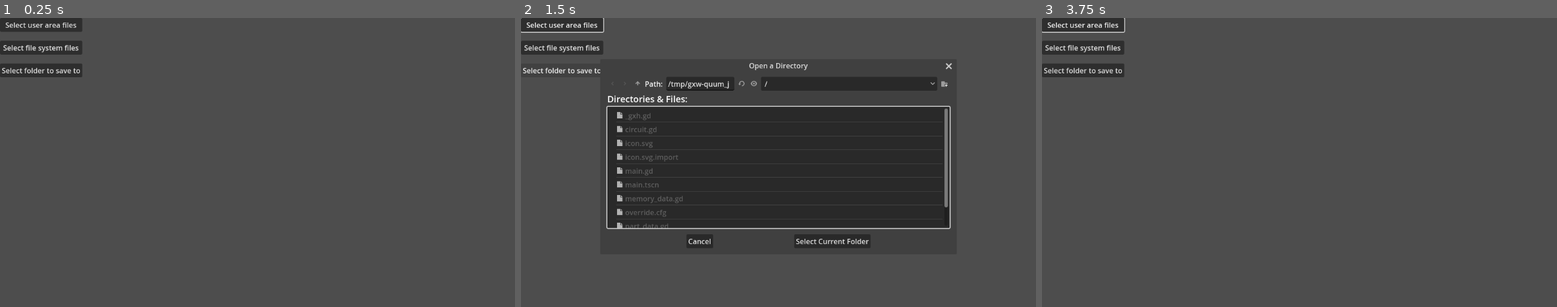
Above: before the commit, frames 1-3 (left to right).
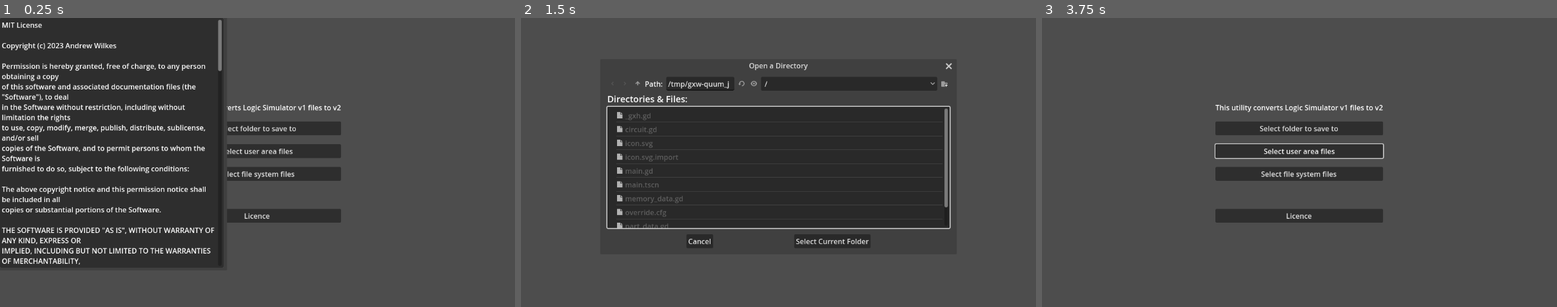
Above: after the commit, the same moments.

Repository: andrew-wilkes/logic-sim-converter
Game: Godot game, scene res://main.tscn
The game is run twice, just before and just after one commit, with the same random seed, the same clock (stepped at 60 frames per second) and the same inputs.
Inputs (mouse positions are in pixels of both pictures, inside the frame that each line leads up to):
- Up to frame 1 (0.25 s): no input
- Up to frame 2 (1.5 s): click "Select user area files" at 0.5 s; click "Select folder to save to" at 1.25 s
- Up to frame 3 (3.75 s): click "Select file system files" at 2 s; click (1299, 214) at 2.75 s, where only the run after the commit has a clickable "Licence"; click "Select Current Folder" at 3.5 s

The runs differ from the first frame. In frame 1, 38% of the frame differs, in the area x 0-67%, y 0-87%; in frame 2, 1.6%; in frame 3, 8.6%.

Commit message:
Improve the UI

Diff:
--- a/src/main.gd
+++ b/src/main.gd
@@ -112,6 +112,8 @@
 			var file_name = save_dir + "/" + circ.title + ".circ"
 			save_data(file_name, circ)
 			results.append(file_name)
+		else:
+			results.append("Error loading " + path)
 	$VB/Results.text = "\n".join(results)
 
 
@@ -167,3 +169,7 @@
 	if save_file:
 		var json_string = JSON.stringify(data, "\t")
 		save_file.store_line(json_string)
+
+
+func _on_licence_button_pressed():
+	$LicencePanel.popup_centered()
--- a/src/main.tscn
+++ b/src/main.tscn
@@ -2,14 +2,47 @@
 
 [ext_resource type="Script" path="res://main.gd" id="1_h33s1"]
 
-[node name="Main" type="Control"]
-layout_mode = 3
+[node name="Main" type="CenterContainer"]
 anchors_preset = 15
 anchor_right = 1.0
 anchor_bottom = 1.0
 grow_horizontal = 2
 grow_vertical = 2
 script = ExtResource("1_h33s1")
+
+[node name="VB" type="VBoxContainer" parent="."]
+layout_mode = 2
+theme_override_constants/separation = 20
+
+[node name="Label" type="Label" parent="VB"]
+layout_mode = 2
+text = "This utility converts Logic Simulator v1 files to v2"
+
+[node name="SavePathButton" type="Button" parent="VB"]
+layout_mode = 2
+text = "Select folder to save to"
+
+[node name="UserButton" type="Button" parent="VB"]
+layout_mode = 2
+text = "Select user area files"
+
+[node name="FileSystemButton" type="Button" parent="VB"]
+layout_mode = 2
+text = "Select file system files"
+
+[node name="Results" type="Label" parent="VB"]
+layout_mode = 2
+
+[node name="LicenceButton" type="Button" parent="VB"]
+layout_mode = 2
+text = "Licence"
+
+[node name="SaveDialog" type="FileDialog" parent="."]
+title = "Select a Directory"
+size = Vector2i(782, 400)
+ok_button_text = "Select Current Folder"
+file_mode = 2
+access = 2
 
 [node name="FileDialog" type="FileDialog" parent="."]
 title = "Open File(s)"
@@ -21,36 +54,84 @@
 filters = PackedStringArray("*.res ; v1.0 Logic Simulator Files")
 show_hidden_files = true
 
-[node name="VB" type="VBoxContainer" parent="."]
-layout_mode = 0
-offset_right = 40.0
-offset_bottom = 40.0
-theme_override_constants/separation = 20
+[node name="LicencePanel" type="PopupPanel" parent="."]
+title = "Licence Information"
+size = Vector2i(500, 560)
+visible = true
+unresizable = false
+borderless = false
 
-[node name="UserButton" type="Button" parent="VB"]
-layout_mode = 2
-text = "Select user area files"
+[node name="RichTextLabel" type="RichTextLabel" parent="LicencePanel"]
+offset_left = 4.0
+offset_top = 4.0
+offset_right = 496.0
+offset_bottom = 556.0
+text = "MIT License
 
-[node name="FileSystemButton" type="Button" parent="VB"]
-layout_mode = 2
-text = "Select file system files"
+Copyright (c) 2023 Andrew Wilkes
 
-[node name="SavePathButton" type="Button" parent="VB"]
-layout_mode = 2
-text = "Select folder to save to"
+Permission is hereby granted, free of charge, to any person obtaining a copy
+of this software and associated documentation files (the \"Software\"), to deal
+in the Software without restriction, including without limitation the rights
+to use, copy, modify, merge, publish, distribute, sublicense, and/or sell
+copies of the Software, and to permit persons to whom the Software is
+furnished to do so, subject to the following conditions:
 
-[node name="Results" type="Label" parent="VB"]
-layout_mode = 2
+The above copyright notice and this permission notice shall be included in all
+copies or substantial portions of the Software.
 
-[node name="SaveDialog" type="FileDialog" parent="."]
-title = "Open a Directory"
-size = Vector2i(782, 400)
-ok_button_text = "Select Current Folder"
-file_mode = 2
-access = 2
+THE SOFTWARE IS PROVIDED \"AS IS\", WITHOUT WARRANTY OF ANY KIND, EXPRESS OR
+IMPLIED, INCLUDING BUT NOT LIMITED TO THE WARRANTIES OF MERCHANTABILITY,
+FITNESS FOR A PARTICULAR PURPOSE AND NONINFRINGEMENT. IN NO EVENT SHALL THE
+AUTHORS OR COPYRIGHT HOLDERS BE LIABLE FOR ANY CLAIM, DAMAGES OR OTHER
+LIABILITY, WHETHER IN AN ACTION OF CONTRACT, TORT OR OTHERWISE, ARISING FROM,
+OUT OF OR IN CONNECTION WITH THE SOFTWARE OR THE USE OR OTHER DEALINGS IN THE
+SOFTWARE.
 
-[connection signal="files_selected" from="FileDialog" to="." method="_on_file_dialog_files_selected"]
+--------
+This game uses Godot Engine, available under the following license:
+
+Copyright (c) 2007-2023 Juan Linietsky, Ariel Manzur. Copyright (c) 2014-2023s Godot Engine contributors.
+
+Permission is hereby granted, free of charge, to any person obtaining a copy of this software and associated documentation files (the \"Software\"), to deal in the Software without restriction, including without limitation the rights to use, copy, modify, merge, publish, distribute, sublicense, and/or sell copies of the Software, and to permit persons to whom the Software is furnished to do so, subject to the following conditions:
+
+The above copyright notice and this permission notice shall be included in all copies or substantial portions of the Software.
+
+THE SOFTWARE IS PROVIDED \\\"AS IS\\\", WITHOUT WARRANTY OF ANY KIND, EXPRESS OR IMPLIED, INCLUDING BUT NOT LIMITED TO THE WARRANTIES OF MERCHANTABILITY, FITNESS FOR A PARTICULAR PURPOSE AND NONINFRINGEMENT. IN NO EVENT SHALL THE AUTHORS OR COPYRIGHT HOLDERS BE LIABLE FOR ANY CLAIM, DAMAGES OR OTHER LIABILITY, WHETHER IN AN ACTION OF CONTRACT, TORT OR OTHERWISE, ARISING FROM, OUT OF OR IN CONNECTION WITH THE SOFTWARE OR THE USE OR OTHER DEALINGS IN THE SOFTWARE.
+
+--------
+FreeType
+
+Portions of this software are copyright © 2021 The FreeType Project (www.freetype.org). All rights reserved.
+
+--------
+ENet
+Godot includes the ENet library to handle high-level multiplayer.
+
+Copyright (c) 2002-2020 Lee Salzman
+
+Permission is hereby granted, free of charge, to any person obtaining a copy of this software and associated documentation files (the \"Software\"), to deal in the Software without restriction, including without limitation the rights to use, copy, modify, merge, publish, distribute, sublicense, and/or sell copies of the Software, and to permit persons to whom the Software is furnished to do so, subject to the following conditions:
+
+The above copyright notice and this permission notice shall be included in all copies or substantial portions of the Software.
+
+THE SOFTWARE IS PROVIDED \\\"AS IS\\\", WITHOUT WARRANTY OF ANY KIND, EXPRESS OR IMPLIED, INCLUDING BUT NOT LIMITED TO THE WARRANTIES OF MERCHANTABILITY, FITNESS FOR A PARTICULAR PURPOSE AND NONINFRINGEMENT. IN NO EVENT SHALL THE AUTHORS OR COPYRIGHT HOLDERS BE LIABLE FOR ANY CLAIM, DAMAGES OR OTHER LIABILITY, WHETHER IN AN ACTION OF CONTRACT, TORT OR OTHERWISE, ARISING FROM, OUT OF OR IN CONNECTION WITH THE SOFTWARE OR THE USE OR OTHER DEALINGS IN THE SOFTWARE.
+
+---------
+MBedTLS
+
+For using SSL (usually through HTTP requests), the MBedTLS Apache license:
+
+Copyright The Mbed TLS Contributors
+
+Licensed under the Apache License, Version 2.0 (the \"License\"); you may not use this file except in compliance with the License. You may obtain a copy of the License at
+
+http://www.apache.org/licenses/LICENSE-2.0
+
+Unless required by applicable law or agreed to in writing, software distributed under the License is distributed on an \"AS IS\" BASIS, WITHOUT WARRANTIES OR CONDITIONS OF ANY KIND, either express or implied. See the License for the specific language governing permissions and limitations under the License."
+
+[connection signal="pressed" from="VB/SavePathButton" to="." method="_on_save_path_button_pressed"]
 [connection signal="pressed" from="VB/UserButton" to="." method="_on_user_button_pressed"]
 [connection signal="pressed" from="VB/FileSystemButton" to="." method="_on_file_system_button_pressed"]
-[connection signal="pressed" from="VB/SavePathButton" to="." method="_on_save_path_button_pressed"]
+[connection signal="pressed" from="VB/LicenceButton" to="." method="_on_licence_button_pressed"]
 [connection signal="dir_selected" from="SaveDialog" to="." method="_on_save_dialog_dir_selected"]
+[connection signal="files_selected" from="FileDialog" to="." method="_on_file_dialog_files_selected"]
